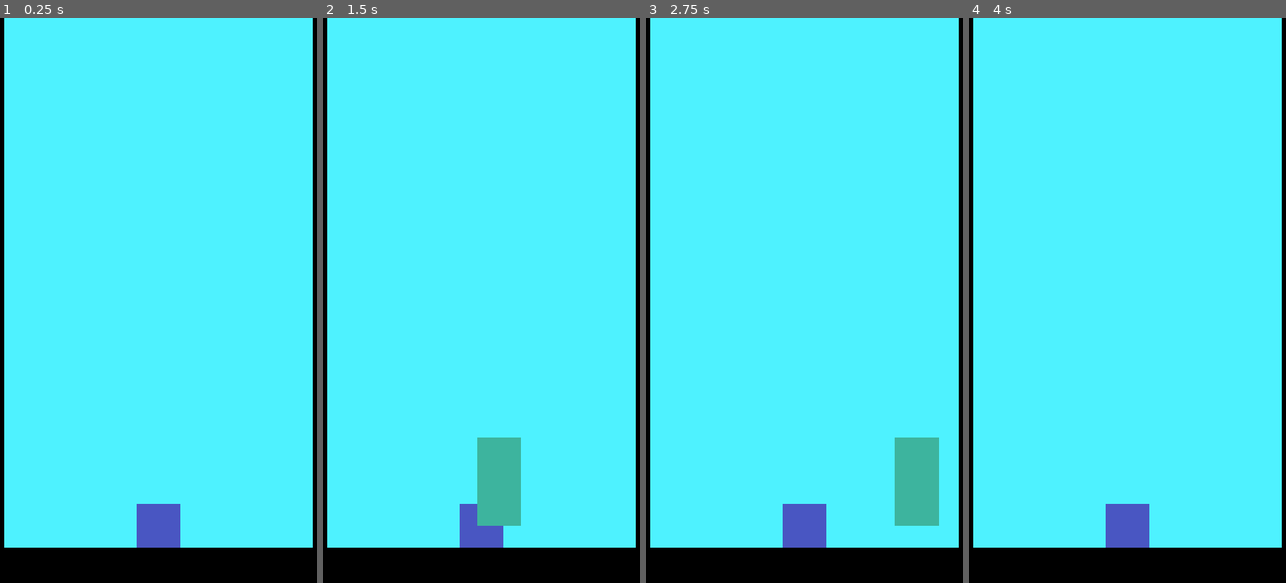
Above: before the commit, frames 1-4 (left to right).
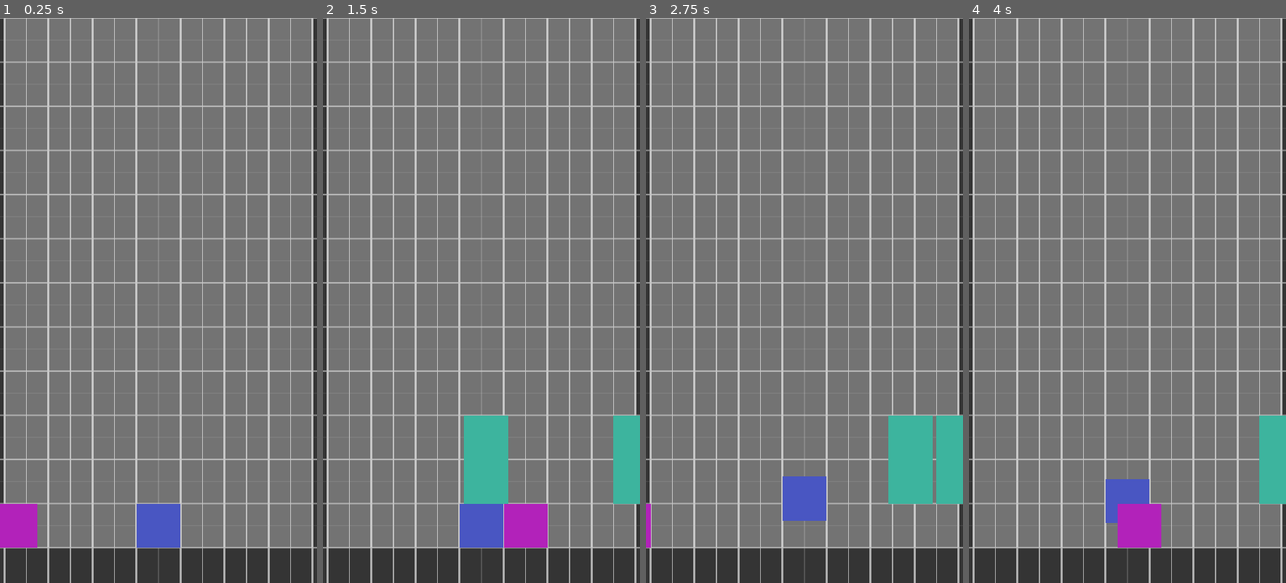
Above: after the commit, the same moments.

Repository: funexpected/jamper
Game: Godot game, scene res://level.tscn
Same seed, same stepped clock (60 frames per second), same inputs: the game is played once before the commit and once after it. This scene is started directly instead of the project's main scene.
Inputs (mouse positions are in pixels of both pictures, inside the frame that each line leads up to):
- Up to frame 1 (0.25 s): no input
- Up to frame 2 (1.5 s): move the mouse to (551, 272) at 0.52 s; click (551, 272) at 0.67 s; move the mouse to (418, 328) at 1.27 s; click (418, 328) at 1.42 s
- Up to frame 3 (2.75 s): move the mouse to (836, 176) at 2.02 s; click (836, 176) at 2.17 s
- Up to frame 4 (4 s): move the mouse to (1111, 413) at 2.77 s; click (1111, 413) at 2.92 s; move the mouse to (1222, 385) at 3.52 s; click (1222, 385) at 3.67 s

The runs differ from the first frame. In frame 1, 99% of the frame differs, in the area x 0-100%, y 0-100%; in frame 2, 98%; in frame 3, 98%; in frame 4, 100%.

Commit message:
[core] fix square, add debug grid, press events with ticks

Diff:
--- /dev/null
+++ b/level.gd
@@ -0,0 +1,44 @@
+extends Node2D
+
+onready var grandma = $grandma
+
+var is_need_to_jump = false
+const DEBUG = false
+const CELL = Vector2(150, 150)
+
+func _input(e):
+	if e is InputEventScreenTouch:
+		if e.pressed:
+			is_need_to_jump = true
+
+const DT = 1/6.0 # Delta tick
+var time = 0.0
+var tick = 0
+
+func _process(delta):
+	time += delta
+	if tick*DT < time: # need to update
+		tick += 1
+		if tick % 2 == 0:
+			print(tick/2)
+#		print(is_need_to_jump)
+		if is_need_to_jump:
+			is_need_to_jump = false
+			grandma.jump()
+	if DEBUG:
+		print("time:%.2f > TICK[%003d]" % [time, tick])
+
+func _ready():
+	while true:
+		yield(tw.ip($bullet, "rect_position:x", -690, 690, 0.3*9), "tween_completed")
+
+func _draw():
+	draw_line(Vector2(0, 0), Vector2(0, -1920), Color("80ffffff"), 1, true)
+	for k in 1920/75:
+		for i in 1080/150:
+			for j in 2:
+				var x = 75+i*75
+				x *= 1 if j else -1
+				draw_line(Vector2(x,0), Vector2(x, -1920), Color("30ffffff") if i % 2 else Color("90ffffff"), (1 if i % 2 else 3), true)
+		var y = -120 -75*k
+		draw_line(Vector2(-620,y), Vector2(620, y), Color("30ffffff") if k % 2 else Color("90ffffff"), (1 if k % 2 else 3), true)# if i % 2 else Color("ffffff"), (1 if i % 2 else 3), true)
--- a/level.tscn
+++ b/level.tscn
@@ -1,11 +1,13 @@
-[gd_scene load_steps=4 format=2]
+[gd_scene load_steps=5 format=2]
 
-[ext_resource path="res://grandma.tscn" type="PackedScene" id=1]
-[ext_resource path="res://field.tscn" type="PackedScene" id=2]
-[ext_resource path="res://spawner.tscn" type="PackedScene" id=3]
+[ext_resource path="res://level.gd" type="Script" id=1]
+[ext_resource path="res://grandma.tscn" type="PackedScene" id=2]
+[ext_resource path="res://field.tscn" type="PackedScene" id=3]
+[ext_resource path="res://spawner.tscn" type="PackedScene" id=4]
 
 [node name="level" type="Node2D"]
 position = Vector2( 540, 1920 )
+script = ExtResource( 1 )
 
 [node name="back" type="ColorRect" parent="."]
 anchor_right = 1.0
@@ -16,31 +18,39 @@
 grow_horizontal = 2
 grow_vertical = 0
 rect_min_size = Vector2( 1080, 1920 )
-color = Color( 0, 0, 0, 1 )
+color = Color( 0, 0, 0, 0.313726 )
 
-[node name="screen" type="ColorRect" parent="back"]
+[node name="screen" type="ColorRect" parent="."]
 anchor_right = 1.0
 anchor_bottom = 1.0
-margin_left = 15.0
-margin_right = -15.0
+margin_left = -525.0
+margin_top = -1920.0
+margin_right = 525.0
 margin_bottom = -120.0
 grow_horizontal = 2
 grow_vertical = 0
-color = Color( 0.309804, 0.952941, 1, 1 )
+color = Color( 1, 1, 1, 0.313726 )
 
-[node name="grandma" parent="." instance=ExtResource( 1 )]
+[node name="grandma" parent="." instance=ExtResource( 2 )]
 position = Vector2( 0, -120 )
 
-[node name="field" parent="." instance=ExtResource( 2 )]
+[node name="field" parent="." instance=ExtResource( 3 )]
 
-[node name="spawner0" parent="." instance=ExtResource( 3 )]
+[node name="spawner0" parent="." instance=ExtResource( 4 )]
 position = Vector2( -525, -345 )
 
-[node name="spawner1" parent="." instance=ExtResource( 3 )]
+[node name="spawner1" parent="." instance=ExtResource( 4 )]
 position = Vector2( -525, -495 )
 
-[node name="spawner2" parent="." instance=ExtResource( 3 )]
+[node name="spawner2" parent="." instance=ExtResource( 4 )]
 position = Vector2( 525, -495 )
 
-[node name="spawner3" parent="." instance=ExtResource( 3 )]
+[node name="spawner3" parent="." instance=ExtResource( 4 )]
 position = Vector2( 525, -345 )
+
+[node name="bullet" type="ColorRect" parent="."]
+margin_left = -825.0
+margin_top = -270.0
+margin_right = -675.0
+margin_bottom = -120.0
+color = Color( 0.701961, 0.137255, 0.733333, 1 )
--- a/project.godot
+++ b/project.godot
@@ -39,6 +39,10 @@
 theme/use_hidpi=true
 common/snap_controls_to_pixels=false
 
+[input_devices]
+
+pointing/emulate_touch_from_mouse=true
+
 [rendering]
 
 environment/default_environment="res://default_env.tres"
--- a/square.tscn
+++ b/square.tscn
@@ -3,6 +3,5 @@
 [ext_resource path="res://square.gd" type="Script" id=1]
 
 [node name="square" type="Node2D"]
-position = Vector2( 90, 75 )
 script = ExtResource( 1 )
 color = Color( 0.243137, 0.709804, 0.623529, 1 )
